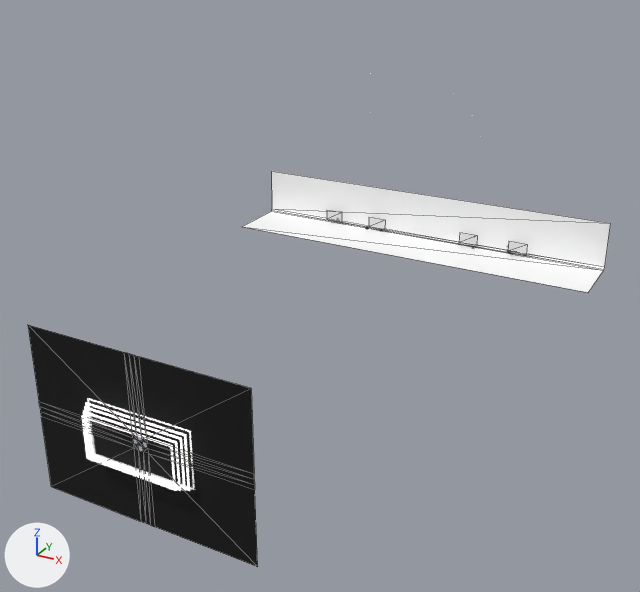
The glTF model public/animations.glb as it was, and as the next commit left it.
Before and after are seen from a 50 mm camera at (128.0, -141.0, 121.0) aimed at (6.0, 82.0, 9.0). Lighting does not change. The marker at lower left points along +X, +Y and +Z. The older version comes first. Mesh edges are drawn as thin lines on the coarser meshes. Where no turn or scale is listed for an object, it has been applied to the vertices.

The scene before the commit, as lines of its bpy script (objects in view):
```python
mat_material_005 = principled_material('Material.005')
mat_material_005.base_color = (1.0, 1.0, 1.0)  # white #ffffff
me_cube = bpy.data.meshes.new('Cube')
me_cube.from_pydata(...)  # 36 vertices, 42 faces; spans x -33.3..33.3, y 0.0, z -24.5..24.5
me_cube.materials.append(mat_material)
me_cube_001 = bpy.data.meshes.new('Cube.001')
me_cube_001.from_pydata(...)  # 160 vertices, 320 faces; spans x -15.9..15.9, y -4.7..0.2, z -8.4..8.4
me_cube_001.materials.append(mat_material_001)
me_plane = bpy.data.meshes.new('Plane')
me_plane.from_pydata(...)  # 10 vertices, 8 faces; spans x -72.4..73.1, y -21.9..3.0, z -3.4..14.7
me_plane.materials.append(mat_material_005)  # white #ffffff
ob_mask = bpy.data.objects.new('Mask', me_cube)
ob_mask.location = (0.0, 0.0, 0.0)
ob_projectplane = bpy.data.objects.new('ProjectPlane', me_plane)
ob_projectplane.location = (-0.3, 177.0, 0.0)
ob_windows = bpy.data.objects.new('Windows', me_cube_001)
ob_windows.location = (0.0, 0.0, 0.0)
```
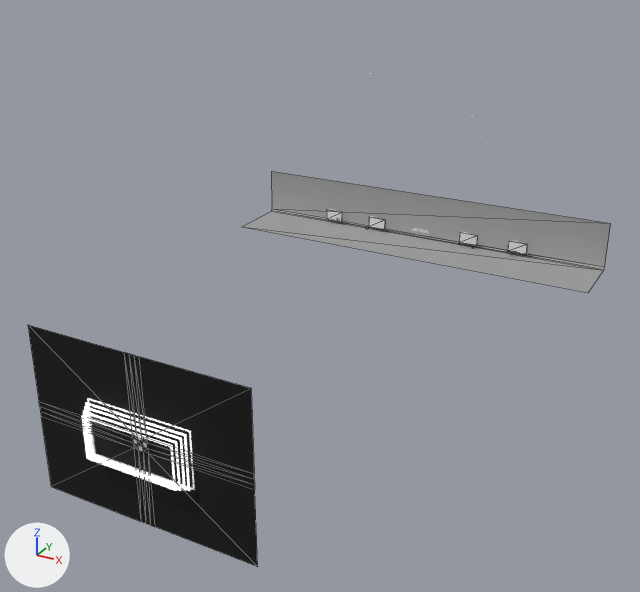
Changed parts and their boxes (x1, y1, x2, y2) in the pictures (640 x 592 px):
'ProjectPlane', recoloured (white to grey)
    both: (242, 171, 611, 292)

What changed in the scene script:
```text
Change mat_material_005:
    mat_material_005.base_color: (1.0, 1.0, 1.0) -> (0.343, 0.343, 0.343)  # white #ffffff -> grey #9e9e9e
```
